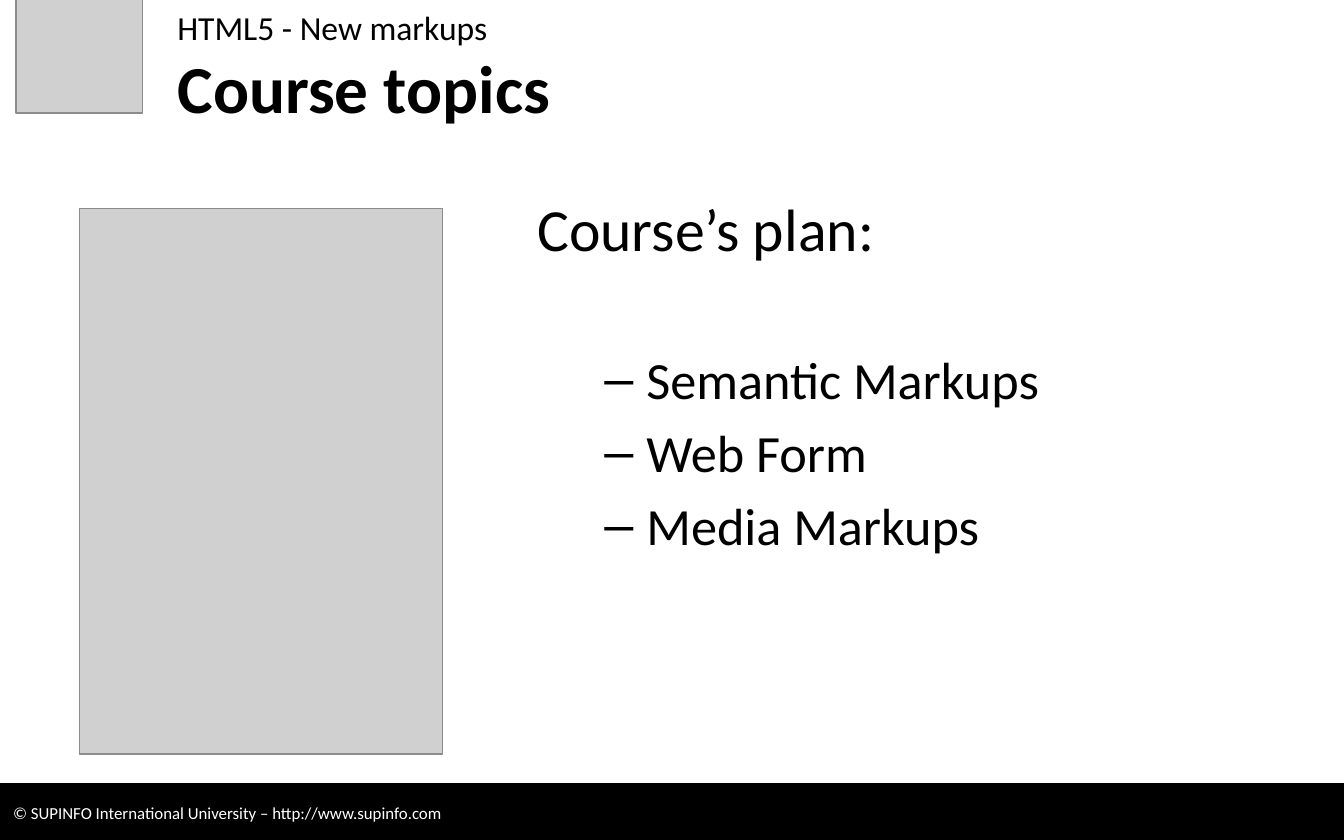
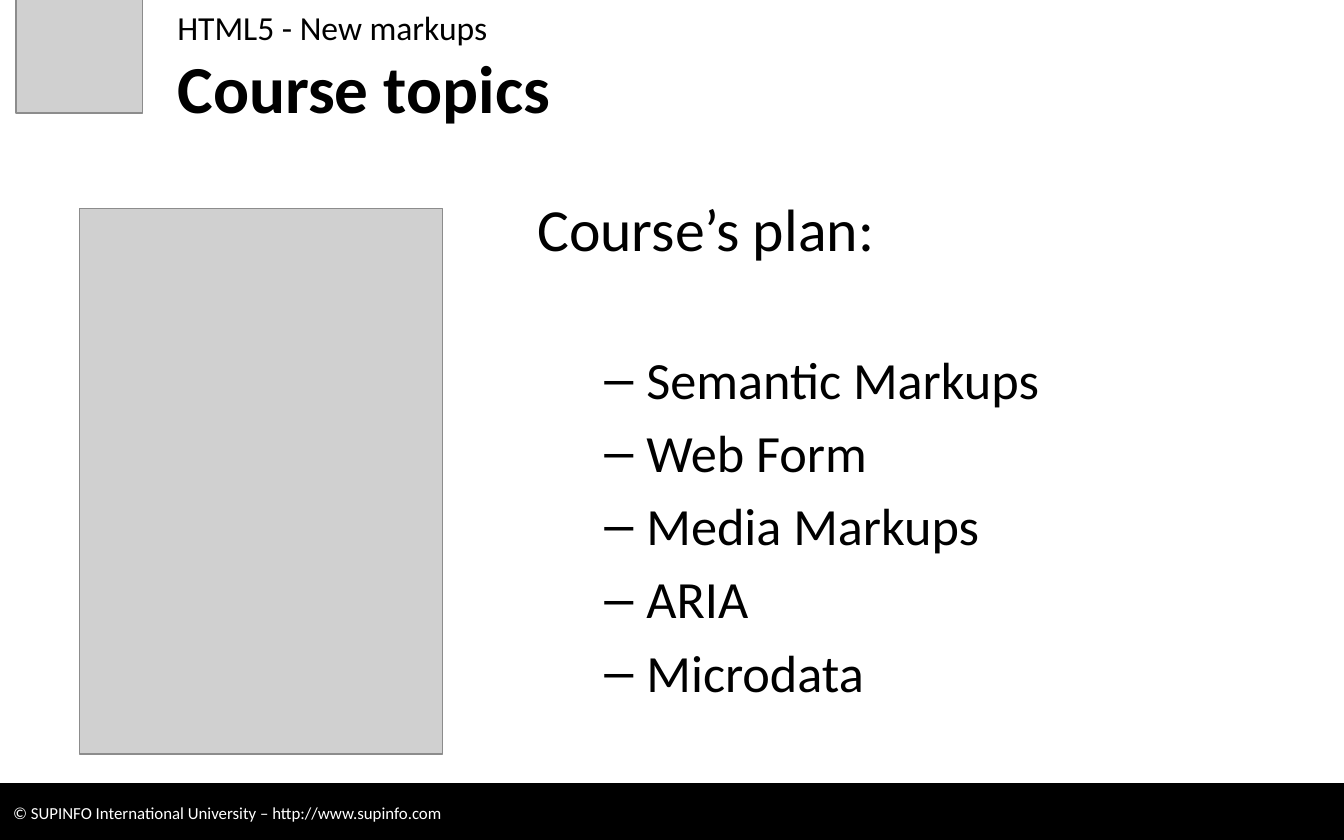
Before and after one commit to CodeCourses/3WEB, a slide deck: slide 3 of 04 - HTML5 - New Markups [RC without Labs].pptx. Drawn at 1344x840 pixels with LibreOffice and Linux fonts; fonts in the diff are those of the drawing; grey boxes stand for pictures; background and template pictures are left out. Boxes give left, top, right and bottom in pixels: in the first picture for what was removed or moved away, otherwise in the second. Text is boxed around its words. In the diff, an @@ line names an element or a change of style, - is before the commit and + after.

```diff
--- a/04 - HTML5 - New Markups [RC without Labs].pptx
+++ b/04 - HTML5 - New Markups [RC without Labs].pptx
@@ text at box(646, 584, 863, 693): paragraphs added @@
+  – ARIA
+  – Microdata
```
Also in this commit, not shown: 7 other slides changed, 39 slides added, 8 other files.
